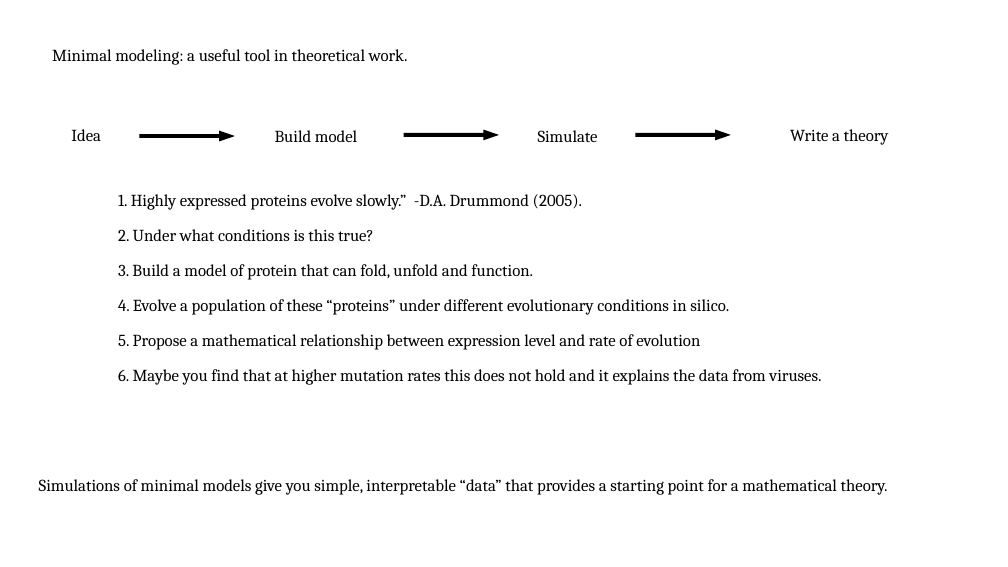
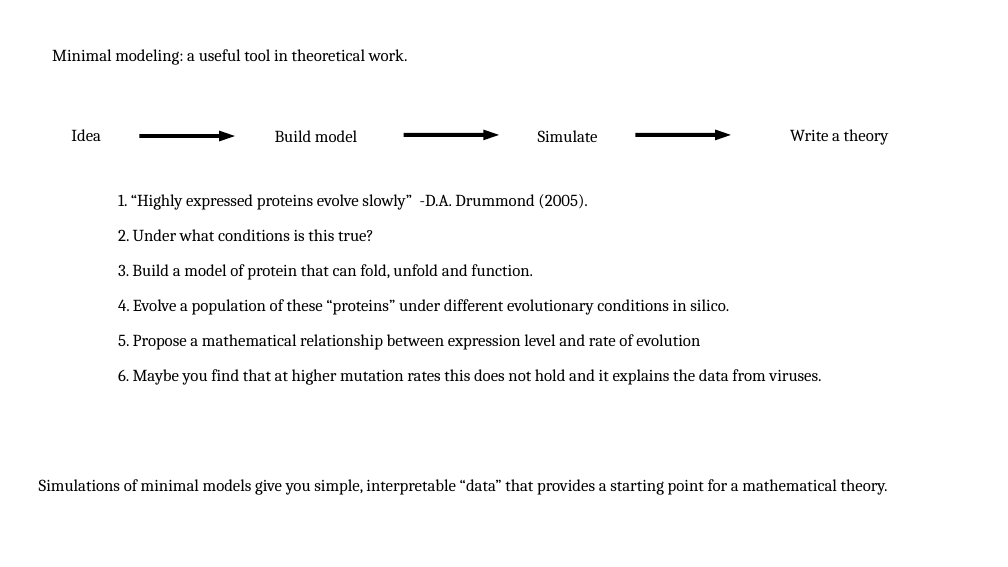
Before and after one commit to ericrouviere/BPHYS_workshop_2022, a slide deck: slide 2 of Introduction_pres_BPHYS_workshop.pptx. Drawn at 1008x567 pixels with LibreOffice and Linux fonts; fonts in the diff are those of the drawing. Boxes give left, top, right and bottom in pixels: in the first picture for what was removed or moved away, otherwise in the second. Text is boxed around its words. In the diff, an @@ line names an element or a change of style, - is before the commit and + after.

```diff
--- a/Introduction_pres_BPHYS_workshop.pptx
+++ b/Introduction_pres_BPHYS_workshop.pptx
@@ text at (118, 194, 587, 210): text changed @@
-1. Highly expressed proteins evolve slowly.” -D.A. Drummond (2005).
+1. “Highly expressed proteins evolve slowly” -D.A. Drummond (2005).
```
Also in this commit, not shown: 1 other slide changed, 12 slides removed, 21 other files.
